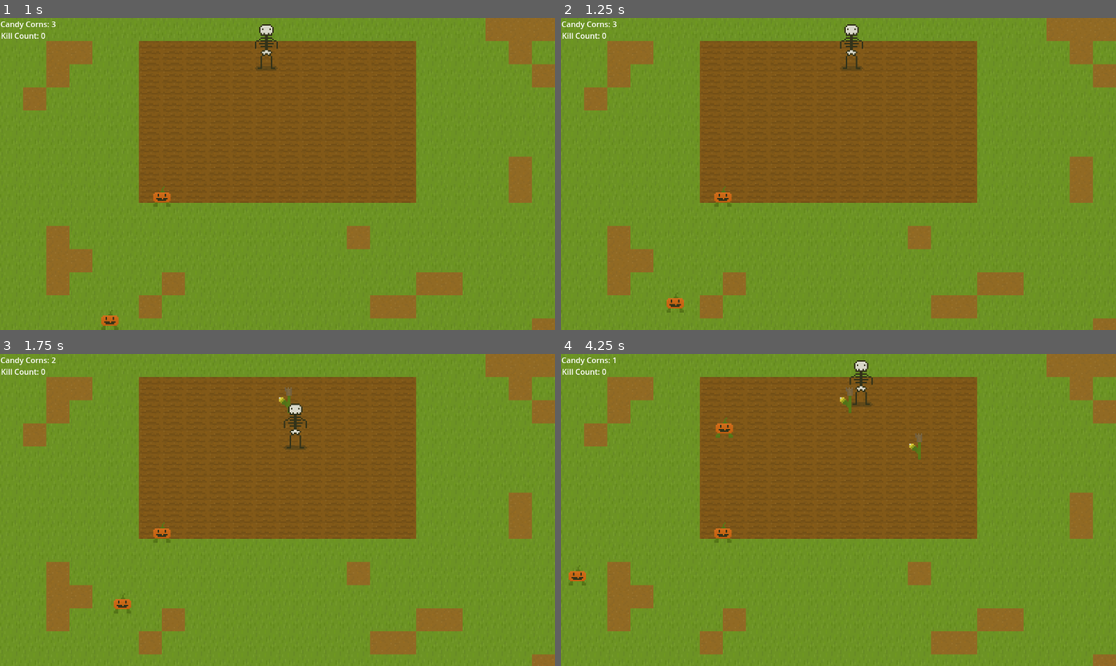
Above: before the commit, frames 1-4 (two rows, left to right).
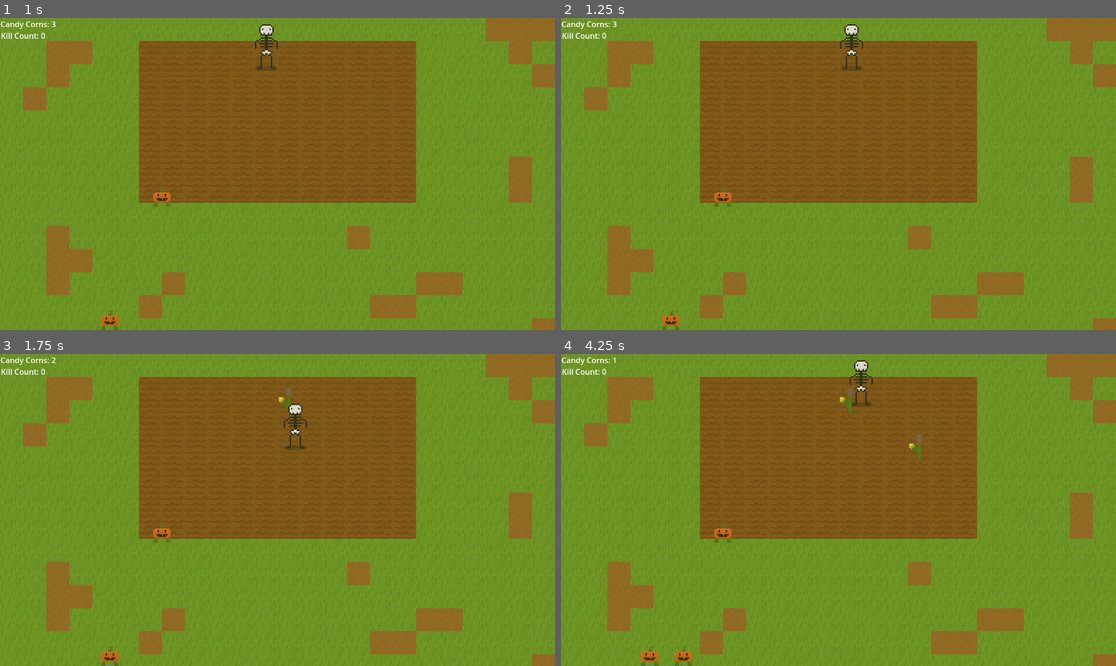
Above: after the commit, the same moments.

Repository: sjhayden/Super-Simple-Spooky-Seed-Simulator
Game: Godot game, scene res://Scenes/world.tscn
Two runs of this game, one before a commit and one after it. Both use one fixed random seed, a clock stepped at 60 frames per second and the inputs below.
Inputs:
- Up to frame 1 (1 s): tap Enter at 0.5 s; hold Right (right) from 0.53 s (still down); tap K (attack) at 0.6 s
- Up to frame 2 (1.25 s): keep holding Right (right)
- Up to frame 3 (1.75 s): release Right (right) at 1.28 s; hold Down (down) from 1.28 s (still down); tap J (plant_harvest) at 1.35 s
- Up to frame 4 (4.25 s): release Down (down) at 2.03 s; hold Right (right) 2.03-2.78 s; tap K (attack) at 2.1, 3.6 s; hold Up (up) 2.78-3.53 s; tap J (plant_harvest) at 2.85 s; hold Left (left) from 3.53 s (still down)

Frame 1 is identical in both runs. In frame 2, 0.2% of the frame differs, in the area x 18-23%, y 87-100%; in frame 3, 0.2%; in frame 4, 0.5%, in the area x 1-32%, y 20-100%.

Commit message:
enemies choose a plant and move towards it

Diff:
--- a/super-simple-spooky-seed-simulator/Scenes/corn_plant.tscn
+++ b/super-simple-spooky-seed-simulator/Scenes/corn_plant.tscn
@@ -81,7 +81,7 @@
 "speed": 5.0
 }]
 
-[node name="Corn_Plant" type="Node2D"]
+[node name="Corn_Plant" type="Node2D" groups=["Plants"]]
 script = ExtResource("1_1m1ec")
 
 [node name="Area2D" type="Area2D" parent="."]
--- a/super-simple-spooky-seed-simulator/Scripts/enemy_manager.gd
+++ b/super-simple-spooky-seed-simulator/Scripts/enemy_manager.gd
@@ -25,13 +25,4 @@
 	# Set the enemy's position to the random location.
 	enemy.position = spawn_location.position
 
-	# Set the enemy's direction perpendicularish to the path direction.
-	# necessary if enemies will walk on their own?
-	var direction = spawn_location.rotation + PI / 2 + randf_range(-PI / 4, PI / 4)
-
-	# Choose the velocity for the mob.
-	var velocity = Vector2(150.0, 0.0)
-	enemy.velocity = velocity.rotated(direction)
-
-	# Spawn the mob by adding it to the Main scene.
 	add_child(enemy)
--- a/super-simple-spooky-seed-simulator/Scripts/jack_o_lantern.gd
+++ b/super-simple-spooky-seed-simulator/Scripts/jack_o_lantern.gd
@@ -1,7 +1,10 @@
 extends CharacterBody2D
 
 @onready var anim = $AnimatedSprite2D
-var hits_taken = 0
+var hits_taken := 0
+var target # Vector2 or null
+var SPEED := 100
+var SIGHT_RADIUS := 500
 
 func _on_hitbox_area_entered(area: Area2D) -> void:
 	if area == Global.playerDamageZone:
@@ -14,5 +17,26 @@
 			GameManager.update_num_killed()
 			queue_free()
 
+func _ready() -> void:
+	target = find_nearest_plant()
+
 func _physics_process(_delta: float) -> void:
+	if target != null:
+		var direction = global_position.angle_to_point(target)
+		velocity = Vector2(SPEED, 0.0).rotated(direction)
+
 	move_and_slide()
+
+func find_nearest_plant():
+	var plants = get_tree().get_nodes_in_group("Plants")
+	var closest_distance := SIGHT_RADIUS
+	var closest_plant: CornPlant
+	var distance
+	for plant:CornPlant in plants:
+		distance = global_position.distance_to(plant.global_position)
+		if distance < closest_distance:
+			closest_distance = distance
+			closest_plant = plant
+	if closest_plant == null:
+		return null
+	return closest_plant.global_position
--- a/super-simple-spooky-seed-simulator/project.godot
+++ b/super-simple-spooky-seed-simulator/project.godot
@@ -28,6 +28,7 @@
 
 Enemies=""
 Player=""
+Plants=""
 
 [input]
 
